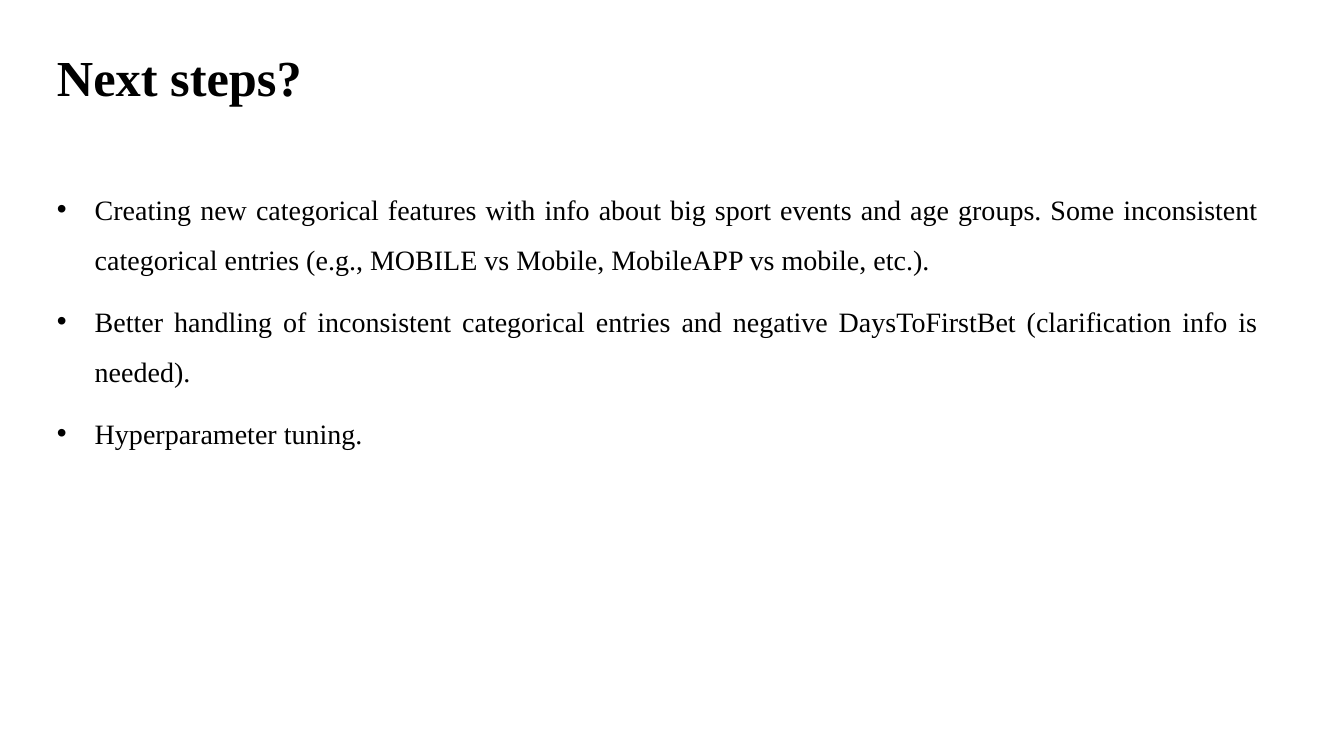
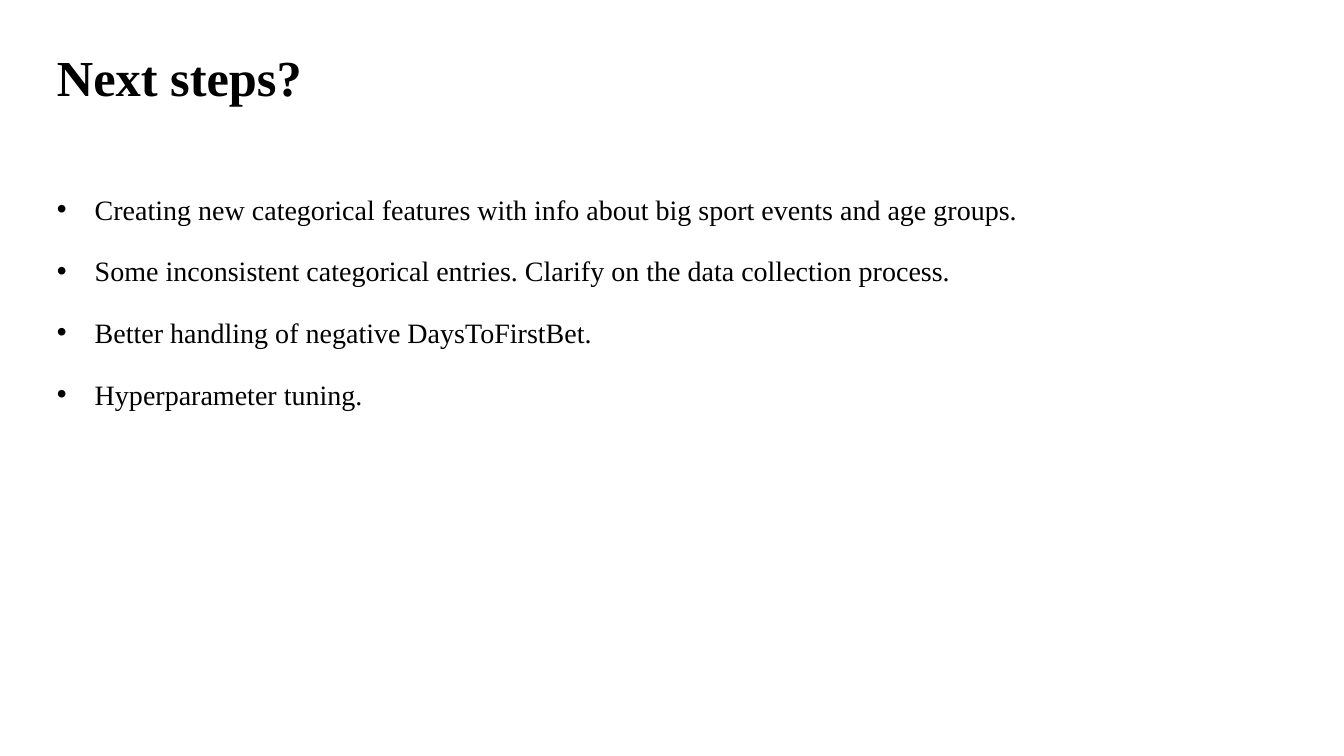
Before and after one commit to mariia080693/sports-betting-semi-supervised-xgb, a slide deck: slide 9 of Slides.pptx. Drawn at 1344x756 pixels with LibreOffice and Linux fonts; fonts in the diff are those of the drawing. Boxes give left, top, right and bottom in pixels: in the first picture for what was removed or moved away, otherwise in the second. Text is boxed around its words. In the diff, an @@ line names an element or a change of style, - is before the commit and + after.

```diff
--- a/Slides.pptx
+++ b/Slides.pptx
@@ text at (95,200,1016,349): text changed @@
-• Creating new categorical features with info about big sport events and age groups. Some inconsistent categorical entries (e.g., MOBILE vs Mobile, MobileAPP vs mobile, etc.).
-• Better handling of inconsistent categorical entries and negative DaysToFirstBet (clarification info is needed).
+• Creating new categorical features with info about big sport events and age groups.
+• Some inconsistent categorical entries. Clarify on the data collection process.
+• Better handling of negative DaysToFirstBet.
```
Also in this commit, not shown: 6 other slides changed, 1 other file.
